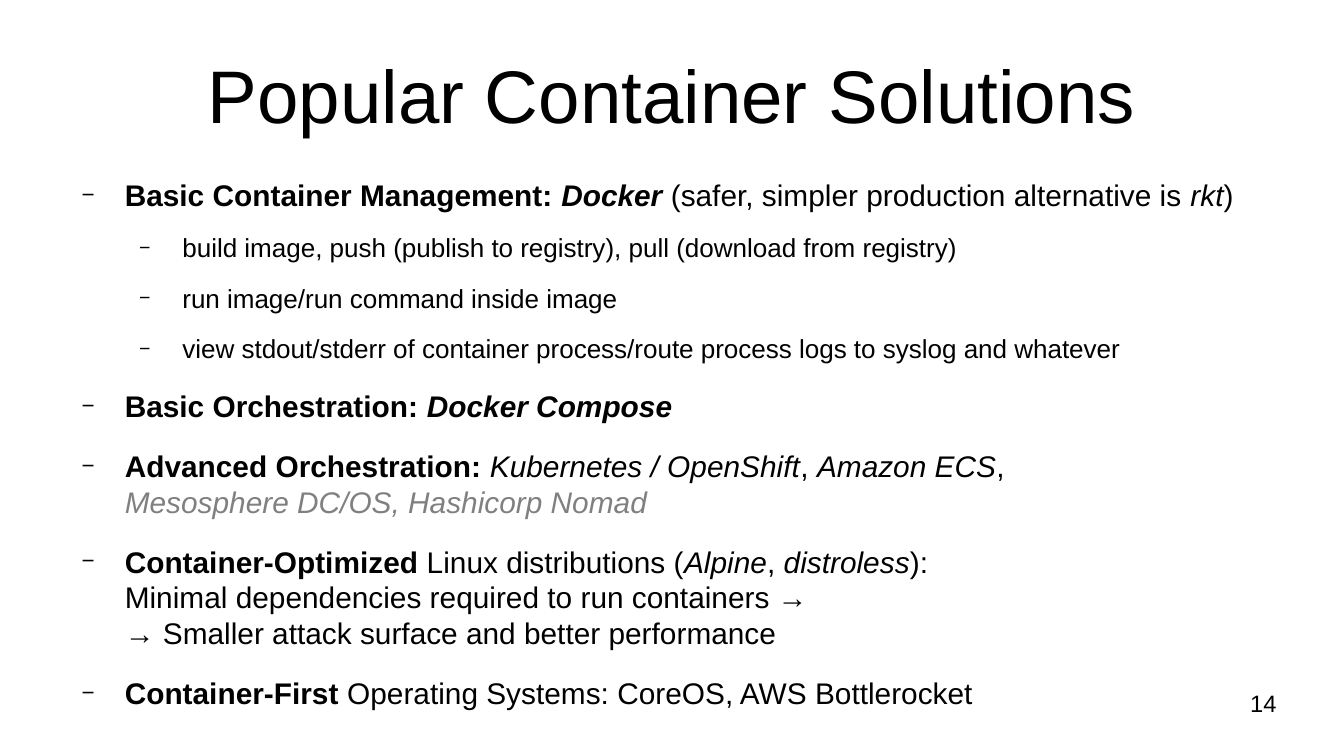
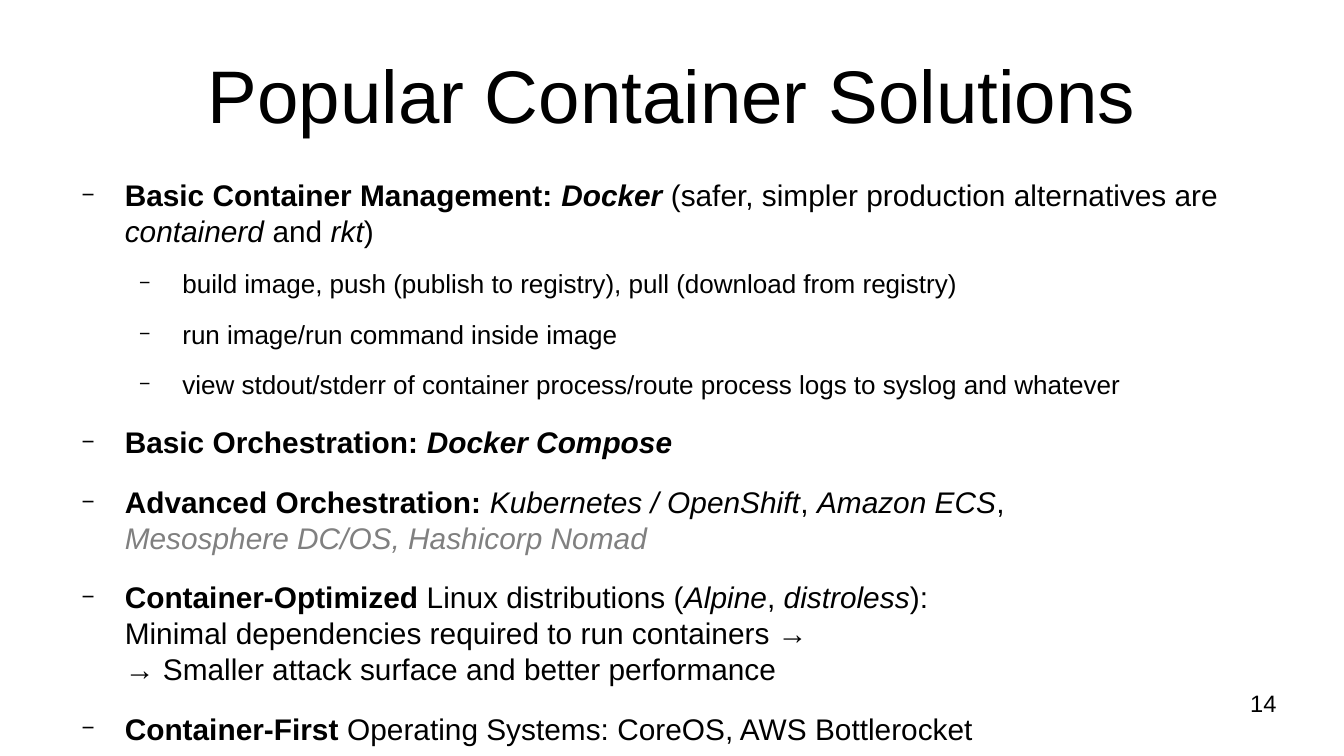
Before and after one commit to nvamelichev/hse-java-spring-2022, a slide deck: slide 14 of 7_containers/7_containers.odp. Drawn at 1344x756 pixels with LibreOffice and Linux fonts; fonts in the diff are those of the drawing. Boxes give left, top, right and bottom in pixels: in the first picture for what was removed or moved away, otherwise in the second. Text is boxed around its words. In the diff, an @@ line names an element or a change of style, - is before the commit and + after.

```diff
--- a/7_containers/7_containers.odp
+++ b/7_containers/7_containers.odp
@@ text at [125, 184, 1218, 247]: text changed @@
-− Basic Container Management: Docker (safer, simpler production alternative is rkt)
+− Basic Container Management: Docker (safer, simpler production alternatives are containerd and rkt)
```
Also in this commit, not shown: 3 other slides changed, 1 slide removed, 1 other file.
